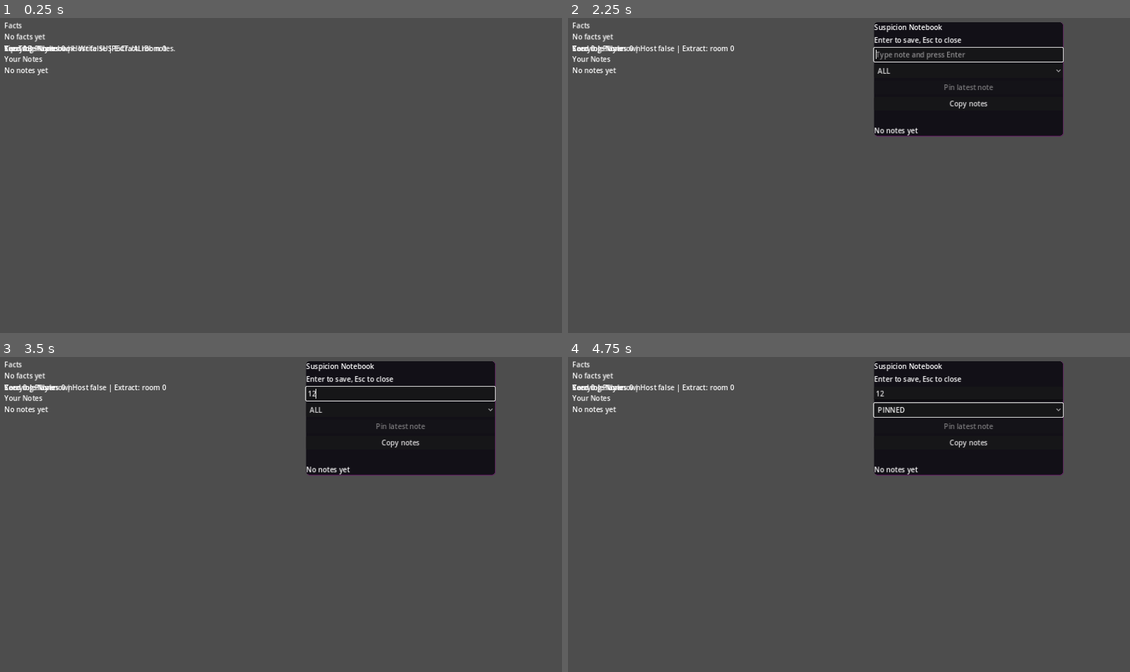
Above: before the commit, frames 1-4 (two rows, left to right).
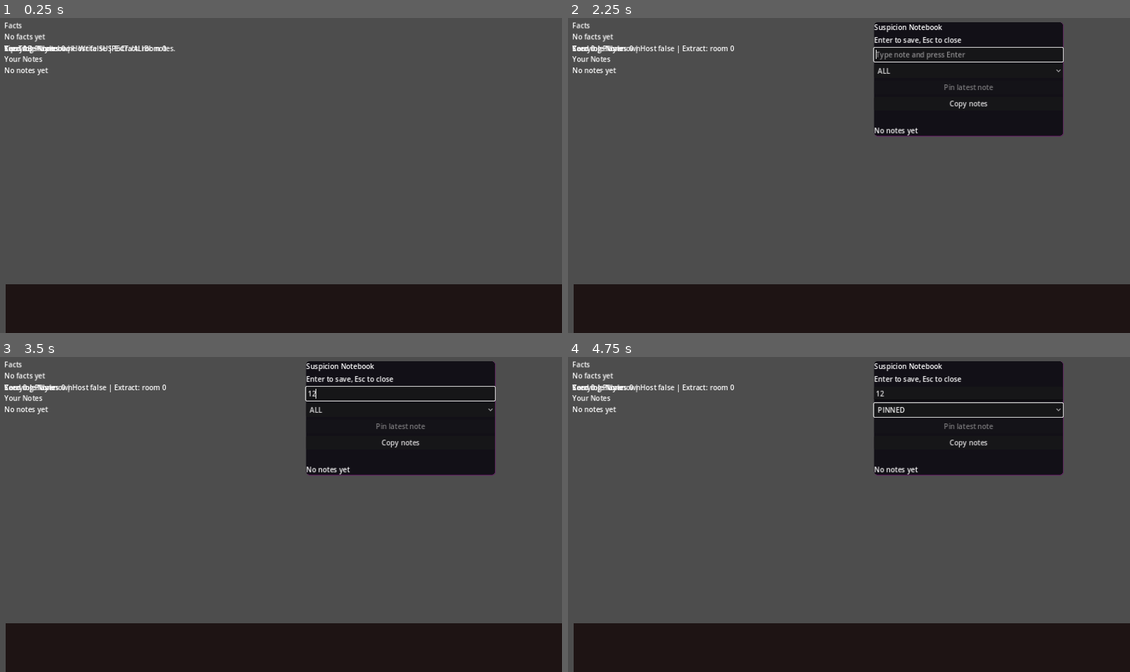
Above: after the commit, the same moments.

Repository: Jordans14/DeductionDelve
Game: Godot game, scene res://scenes/Game.tscn
Two runs of this game, one before a commit and one after it. Both use one fixed random seed, a clock stepped at 60 frames per second and the inputs below. This scene is started directly instead of the project's main scene.
Inputs (mouse positions are in pixels of both pictures, inside the frame that each line leads up to):
- Up to frame 1 (0.25 s): no input
- Up to frame 2 (2.25 s): tap Enter (ui_accept) at 0.5, 0.77, 1.25, 1.52, 2 s; hold X 0.53-1.28 s; hold Right (ui_right) 0.53-2.03 s; tap Tab at 1.35 s; hold Left (ui_left) from 2.03 s (still down); tap N at 2.1 s
- Up to frame 3 (3.5 s): release Left (ui_left) at 2.75 s; click (399, 394) at 2.77 s; type "12" at 2.85 s
- Up to frame 4 (4.75 s): click "ALL" at 3.5 s; click "Copy notes" at 4.25 s

The runs differ from the first frame. In frame 1, 15% of the frame differs, in the area x 1-100%, y 84-100%; in frame 2, 15%; in frame 3, 15%; in frame 4, 15%.
Error after the commit: Out of bounds get index '0' (on base: 'Array') (res://src/gen/room_builder.gd:33)

Commit message:
True FastNoiseLite map generation and realistic curved whip logic

Diff:
--- a/godot/src/entities/player.gd
+++ b/godot/src/entities/player.gd
@@ -27,7 +27,7 @@
 var jump_buffer_timer := 0.0
 var was_jump_pressed := false
 var has_double_jumped := false
-var whip_poly: Polygon2D
+var whip_visual: Line2D
 var whip_timer := 0.0
 
 var health: int = 3
@@ -138,12 +138,19 @@
 	dust.position = Vector2(0, 19)
 	add_child(dust)
 
-	whip_poly = Polygon2D.new()
-	whip_poly.color = Color(0.8, 0.4, 0.1)
-	whip_poly.polygon = PackedVector2Array([Vector2(0, -4), Vector2(50, -2), Vector2(50, 2), Vector2(0, 4)])
-	whip_poly.visible = false
-	whip_poly.position = Vector2(0, 4)
-	visual_root.add_child(whip_poly)
+	whip_visual = Line2D.new()
+	whip_visual.default_color = Color(0.55, 0.27, 0.07)
+	whip_visual.width = 4.5
+	whip_visual.begin_cap_mode = Line2D.LINE_CAP_ROUND
+	whip_visual.end_cap_mode = Line2D.LINE_CAP_ROUND
+	whip_visual.add_point(Vector2(0, 0))
+	whip_visual.add_point(Vector2(20, -18))
+	whip_visual.add_point(Vector2(45, -22))
+	whip_visual.add_point(Vector2(70, -5))
+	whip_visual.add_point(Vector2(85, 15))
+	whip_visual.visible = false
+	whip_visual.position = Vector2(0, 4)
+	visual_root.add_child(whip_visual)
 
 func _on_hazard_entered(area: Area2D) -> void:
 	if dead: return
@@ -209,15 +216,15 @@
 
 	if whip_timer > 0.0:
 		whip_timer -= delta
-		whip_poly.visible = true
+		whip_visual.visible = true
 		var dir = 1.0 if eyes.position.x >= 0 else -1.0
-		whip_poly.scale.x = dir
+		whip_visual.scale.x = dir
 		if whip_timer > 0.2:
-			whip_poly.rotation = lerp_angle(whip_poly.rotation, -PI/2 * dir, 30.0 * delta)
+			whip_visual.rotation = lerp_angle(whip_visual.rotation, -PI/2 * dir, 30.0 * delta)
 		else:
-			whip_poly.rotation = lerp_angle(whip_poly.rotation, PI/8 * dir, 50.0 * delta)
-	else:
-		whip_poly.visible = false
+			whip_visual.rotation = lerp_angle(whip_visual.rotation, PI/12 * dir, 50.0 * delta)
+	else:
+		whip_visual.visible = false
 
 	shadow.color.a = clampf(0.4 - (abs(velocity.y) / JUMP_VELOCITY) * 0.4, 0.0, 0.4)
 
@@ -278,9 +285,9 @@
 		velocity.x = move_toward(velocity.x, 0.0, FRICTION * delta)
 
 	var is_grabbing_wall = false
-	if is_on_wall() and velocity.y > 0 and move_axis != 0:
+	if is_on_wall() and velocity.y > 0 and move_axis != 0 and whip_timer > 0.0:
 		is_grabbing_wall = true
-		velocity.y = min(velocity.y, 40.0) # Wall slide
+		velocity.y = min(velocity.y, 40.0) # Wall slide with whip
 		has_double_jumped = false
 
 	if jump_buffer_timer > 0.0:
--- a/godot/src/gen/room_builder.gd
+++ b/godot/src/gen/room_builder.gd
@@ -17,6 +17,47 @@
 	indicator_by_slot.clear()
 	indicator_time_left_by_slot.clear()
 
+	# Global Background
+	var global_bg := Polygon2D.new()
+	global_bg.color = Color(0.12, 0.08, 0.08) # Cohesive dark cave background
+	global_bg.polygon = PackedVector2Array([
+		Vector2(0, 0), Vector2(5.0 * ROOM_WIDTH, 0),
+		Vector2(5.0 * ROOM_WIDTH, 3.0 * ROOM_HEIGHT), Vector2(0, 3.0 * ROOM_HEIGHT)
+	])
+	add_child(global_bg)
+
+	# Global Cave Generation (65x45 tiles)
+	var g_cells_w = int(5.0 * ROOM_WIDTH / T_SIZE)
+	var g_cells_h = int(3.0 * ROOM_HEIGHT / T_SIZE)
+	var grid := []
+	var shared_seed = int((room_chain[0].get("slot", 0) + 1) * 12345)
+
+	var noise := FastNoiseLite.new()
+	noise.seed = shared_seed
+	noise.noise_type = FastNoiseLite.TYPE_SIMPLEX
+	noise.frequency = 0.09
+	noise.fractal_type = FastNoiseLite.FRACTAL_FBM
+	noise.fractal_octaves = 3
+
+	for x in range(g_cells_w):
+		var col := []
+		for y in range(g_cells_h):
+			var n_val = noise.get_noise_2d(float(x), float(y))
+			var is_wall = n_val > -0.1
+
+			if x % 13 > 4 and x % 13 < 8:
+				if y % 15 < 4 or y % 15 > 13: # Widen the drop shafts slightly
+					is_wall = false
+
+			if y % 15 > 10 and y % 15 < 14: # Tunneling near floor
+				if x % 13 < 4 or x % 13 > 9:
+					is_wall = false
+
+			if x == 0 or x == g_cells_w - 1: is_wall = true
+			if y == 0 or y == g_cells_h - 1: is_wall = true
+			col.append(is_wall)
+		grid.append(col)
+
 	for room in room_chain:
 		var slot := int(room.get("slot", 0))
 		var grid_x := slot % 5
@@ -28,72 +69,34 @@
 
 		var base_color = _color_for_type(str(room.get("type", "traversal")))
 
-		var bg := Polygon2D.new()
-		bg.color = base_color.darkened(0.5)
-		bg.polygon = PackedVector2Array([
+		# Subtle chunk tint
+		var bg_tint := Polygon2D.new()
+		bg_tint.color = Color(base_color, 0.05)
+		bg_tint.polygon = PackedVector2Array([
 			Vector2(0, 0), Vector2(ROOM_WIDTH, 0),
 			Vector2(ROOM_WIDTH, ROOM_HEIGHT), Vector2(0, ROOM_HEIGHT)
 		])
-		room_node.add_child(bg)
+		room_node.add_child(bg_tint)
 
-		var p_seed: int = slot * 7919 + 12345
-		var cells_w := int(ROOM_WIDTH / T_SIZE)
-		var cells_h := int(ROOM_HEIGHT / T_SIZE)
+		var room_w_cells = int(ROOM_WIDTH / T_SIZE)
+		var room_h_cells = int(ROOM_HEIGHT / T_SIZE)
+		var start_x = grid_x * room_w_cells
+		var start_y = grid_y * room_h_cells
 
-		var grid := []
-		for x in range(cells_w):
-			var col := []
-			for y in range(cells_h):
-				var is_wall = (p_seed + x * 13 + y * 71) % 100 < 48
-				if grid_x == 0 and x == 0: is_wall = true
-				if grid_x == 4 and x == cells_w - 1: is_wall = true
-				if grid_y == 0 and y == 0: is_wall = true
-				if grid_y == 2 and y == cells_h - 1: is_wall = true
-				col.append(is_wall)
-			grid.append(col)
-
-		for iter in range(4):
-			var next_grid := []
-			for x in range(cells_w):
-				var next_col := []
-				for y in range(cells_h):
-					var neighbors = 0
-					for dx in [-1, 0, 1]:
-						for dy in [-1, 0, 1]:
-							if dx == 0 and dy == 0: continue
-							var nx = x + dx
-							var ny = y + dy
-							if nx < 0 or ny < 0 or nx >= cells_w or ny >= cells_h:
-								neighbors += 1
-							elif grid[nx][ny]:
-								neighbors += 1
-
-					var wall = grid[x][y]
-					if neighbors > 4: wall = true
-					elif neighbors < 4: wall = false
-
-					if x > 4 and x < 8:
-						if y < 3 or y > cells_h - 4:
-							wall = false
-
-					if grid_y == 2 and y == cells_h - 1: wall = true
-					if grid_x == 0 and x == 0: wall = true
-					if grid_x == 4 and x == cells_w - 1: wall = true
-					next_col.append(wall)
-				next_grid.append(next_col)
-			grid = next_grid
-
-		for x in range(cells_w):
-			for y in range(cells_h):
-				if grid[x][y]:
-					_add_solid_box(room_node, base_color.darkened(0.2), x * T_SIZE, y * T_SIZE, T_SIZE, T_SIZE)
+		for local_x in range(room_w_cells):
+			for local_y in range(room_h_cells):
+				if grid[start_x + local_x][start_y + local_y]:
+					_add_solid_box(room_node, Color(0.22, 0.18, 0.16), local_x * T_SIZE, local_y * T_SIZE, T_SIZE, T_SIZE)
 
 		if str(room.get("hazard", "")) == "spikes":
-			var gap_spikes_x = 80.0 + float((p_seed * 31) % int(ROOM_WIDTH - 200.0))
-			if grid_y < 2:
-				_add_spikes(room_node, gap_spikes_x, ROOM_HEIGHT - 32.0, 120.0)
-			else:
-				_add_spikes(room_node, gap_spikes_x, ROOM_HEIGHT - T_SIZE - 8.0, 120.0)
+			var gap_spikes_x = 80.0 + float(((slot * 7919 + 12345) * 31) % int(ROOM_WIDTH - 200.0))
+			var spike_y = ROOM_HEIGHT - T_SIZE - 8.0
+			# place on highest lower ground
+			for local_y in range(room_h_cells - 2, room_h_cells / 2, -1):
+				if grid[start_x + int(gap_spikes_x / T_SIZE)][start_y + local_y]:
+					spike_y = local_y * T_SIZE - 8.0
+					break
+			_add_spikes(room_node, gap_spikes_x, spike_y, 120.0)
 
 		var label := Label.new()
 		label.position = Vector2(14, 14)
--- a/godot/src/run/game_controller.gd
+++ b/godot/src/run/game_controller.gd
@@ -282,7 +282,7 @@
 		var spawn_slot = int(i % max(1, RunState.room_chain.size()))
 		var gx = spawn_slot % 5
 		var gy = spawn_slot / 5
-		actor.global_position = Vector2(140.0 + float(gx) * ROOM_WIDTH, 100.0 + float(gy) * 600.0)
+		actor.global_position = Vector2(260.0 + float(gx) * ROOM_WIDTH, 60.0 + float(gy) * 600.0)
 		if actor.has_method("configure_for_peer"):
 			actor.configure_for_peer(peer_id)
 		players[peer_id] = actor
